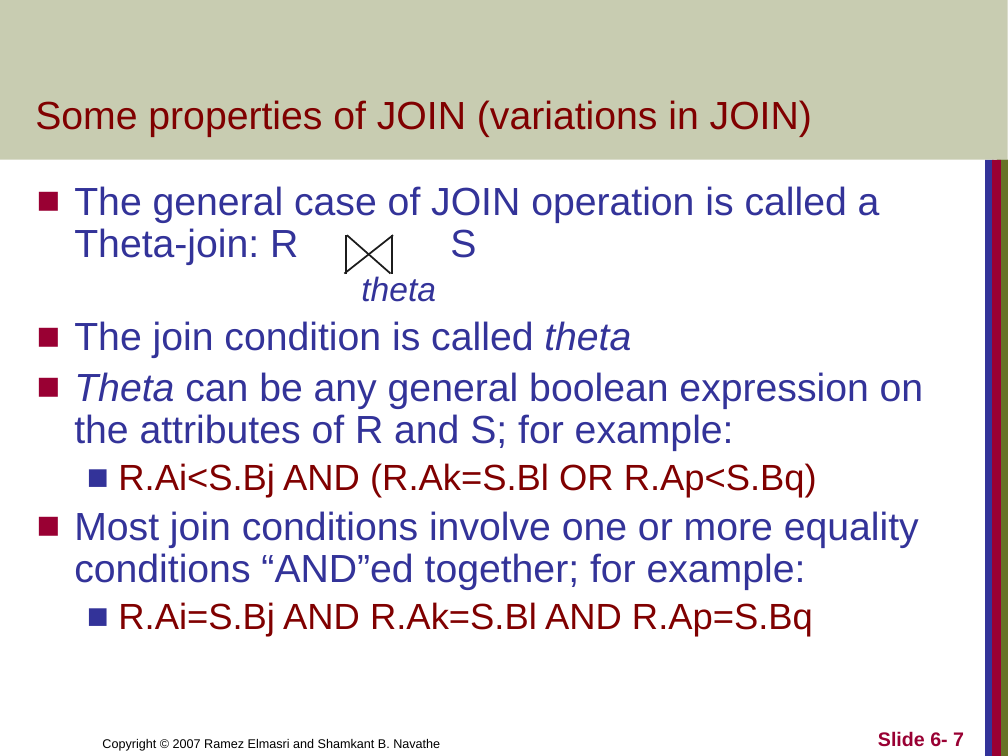
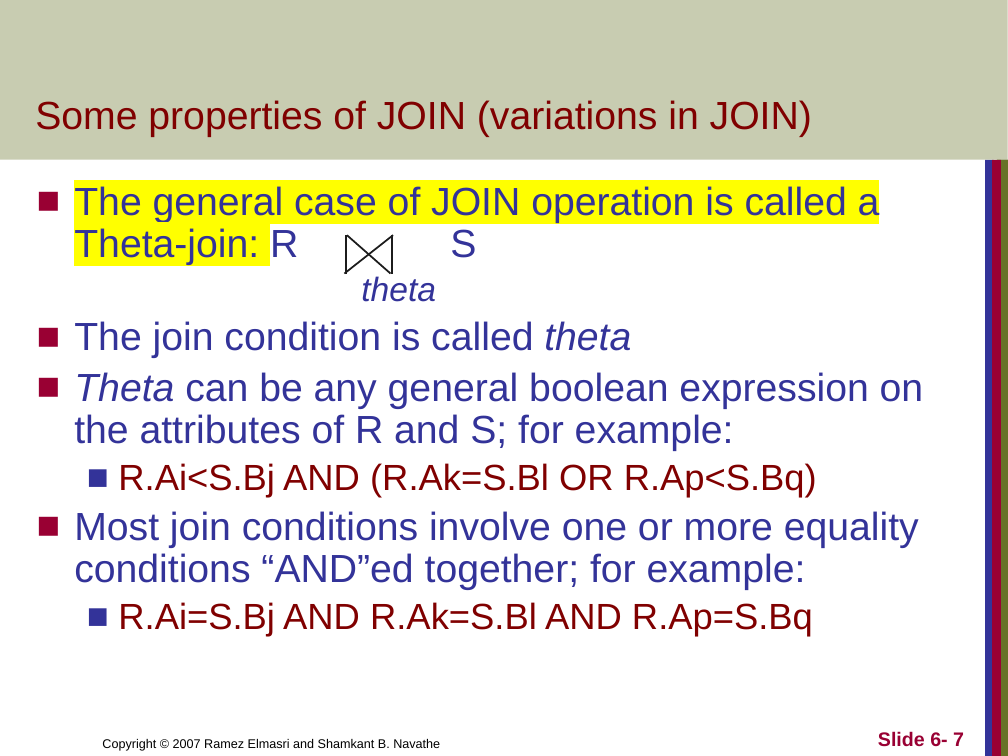
Before and after one commit to Om-Thanage/SY-NOTES, a slide deck: slide 7 of Sem 4/RDBMS/Mod 3/3.1 RelAlgebra_Join.pptx. Drawn at 1008x756 pixels with LibreOffice and Linux fonts; fonts in the diff are those of the drawing. Boxes give left, top, right and bottom in pixels: in the first picture for what was removed or moved away, otherwise in the second. Text is boxed around its words. In the diff, an @@ line names an element or a change of style, - is before the commit and + after.

```diff
--- a/Sem 4/RDBMS/Mod 3/3.1 RelAlgebra_Join.pptx
+++ b/Sem 4/RDBMS/Mod 3/3.1 RelAlgebra_Join.pptx
@@ text at (74,184,880,265): highlight none to #FFFF00 in "The general case of JOIN operation is ..." @@
```
Also in this commit, not shown: 1 other slide changed, 28 other files.
